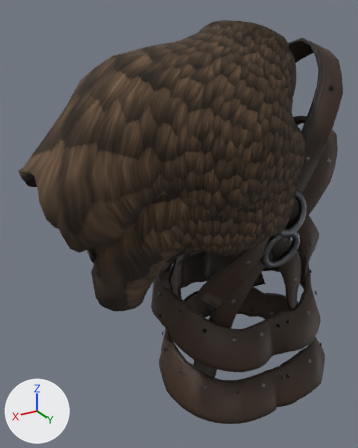
The glTF model packages/wanderworld/assets/models/outfit-barbarian_harness.glb: old version first, new version second.
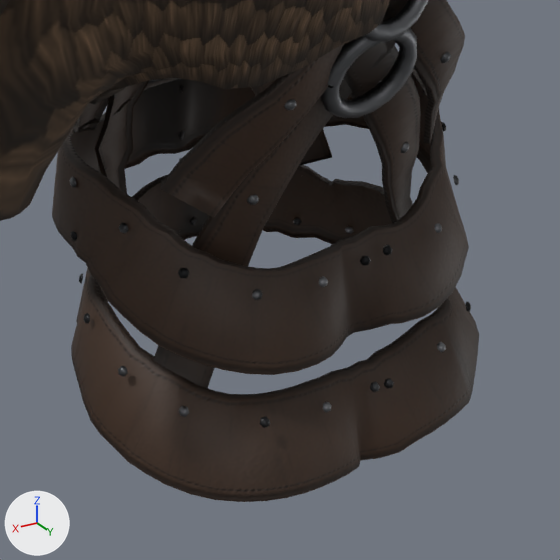
The first picture shows the older version from a camera (50 mm lens) standing at (0.508, 0.611, 1.582) and looking at (0.119, -0.038, 1.257). The close-ups show the older and then the newer version on the part from 36% to 100% of the width and 49% to 100% of the height of that picture. Only the edits that show in the close-ups are written down. Lighting does not change. The marker at lower left points along +X, +Y and +Z. Vertices at exactly the same position are counted once.

In view in the first close-up: 'female', 'male'.
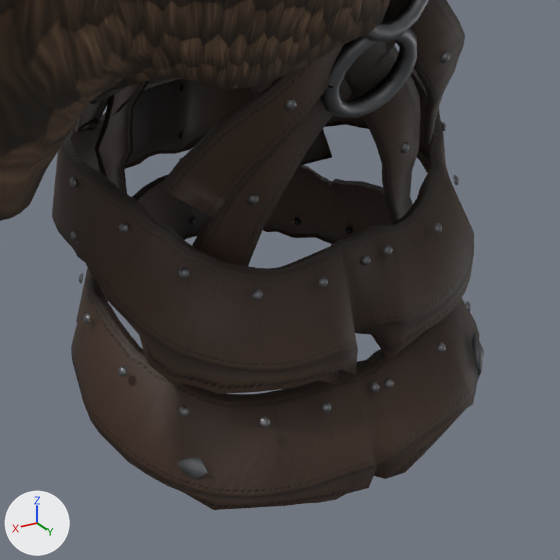
Where the change shows, as pixel boxes [x1, y1, x2, y2] in the close-ups (560 x 560 px; the box of a moved part takes in the faces that stretch with it):
'female', reshaped
    before: [0, 0, 479, 502]
    after: [0, 0, 484, 510]
'male', reshaped
    before: [0, 0, 469, 375]
    after: [0, 0, 474, 394]
part 1 of me_female, moved or reshaped
    before: [196, 303, 477, 502]
    after: [177, 309, 484, 510]
part 2 of me_female, surface changed
    before: [79, 80, 479, 452]
    after: [79, 80, 484, 479]
part 3 of me_male, moved or reshaped
    before: [124, 165, 469, 375]
    after: [125, 165, 474, 394]
part 4 of me_male, surface changed
    before: [70, 52, 469, 324]
    after: [70, 52, 474, 361]

The change, as a diff of the scene's bpy script:
```diff
--- a/packages/wanderworld/assets/models/outfit-barbarian_harness.glb.py
+++ b/packages/wanderworld/assets/models/outfit-barbarian_harness.glb.py
@@ me_female @@
 # used by ob_female; location = (0.0, 0.0, 0.0)
-me_female.from_pydata(...)  # 2279 vertices, 3672 faces; spans x -0.171..0.308, y -0.149..0.123, z 0.924..1.466
+me_female.from_pydata(...)  # 2279 vertices, 3672 faces; spans x -0.171..0.308, y -0.149..0.128, z 0.915..1.466
+# me_female part 1: 87 of 2279 vertices moved; they spanned x -0.149..0.136, y 0.066..0.123, z 0.924..0.993 and now span x -0.15..0.143, y 0.062..0.128, z 0.915..0.994; mean shift (-0.001, 0.005, -0.001); largest move (0.13, 0.072, 0.958) -> (0.128, 0.094, 0.966)
+# me_female part 2: 922 kept faces spanning x -0.171..0.157, y -0.132..0.126, z 0.915..1.371 get new texture (UV) coordinates
 me_female.materials.append(mat_barbarian_harness_female_leather)
@@ me_male @@
 # used by ob_male; location = (0.0, 0.0, 0.0)
-me_male.from_pydata(...)  # 2426 vertices, 3934 faces; spans x -0.161..0.367, y -0.165..0.125, z 1.022..1.571
+me_male.from_pydata(...)  # 2426 vertices, 3934 faces; spans x -0.161..0.367, y -0.165..0.125, z 1.008..1.571
+# me_male part 3: 86 of 2426 vertices moved; they spanned x -0.154..0.148, y 0.01..0.104, z 1.022..1.106 and now span x -0.158..0.151, y 0.01..0.108, z 1.008..1.106; mean shift (0.0, 0.004, -0.003); largest move (-0.026, 0.093, 1.029) -> (-0.019, 0.107, 1.008)
+# me_male part 4: 1419 kept faces spanning x -0.161..0.161, y -0.145..0.107, z 1.008..1.539 get new texture (UV) coordinates
 me_male.materials.append(mat_barbarian_harness_male_leather)
```
